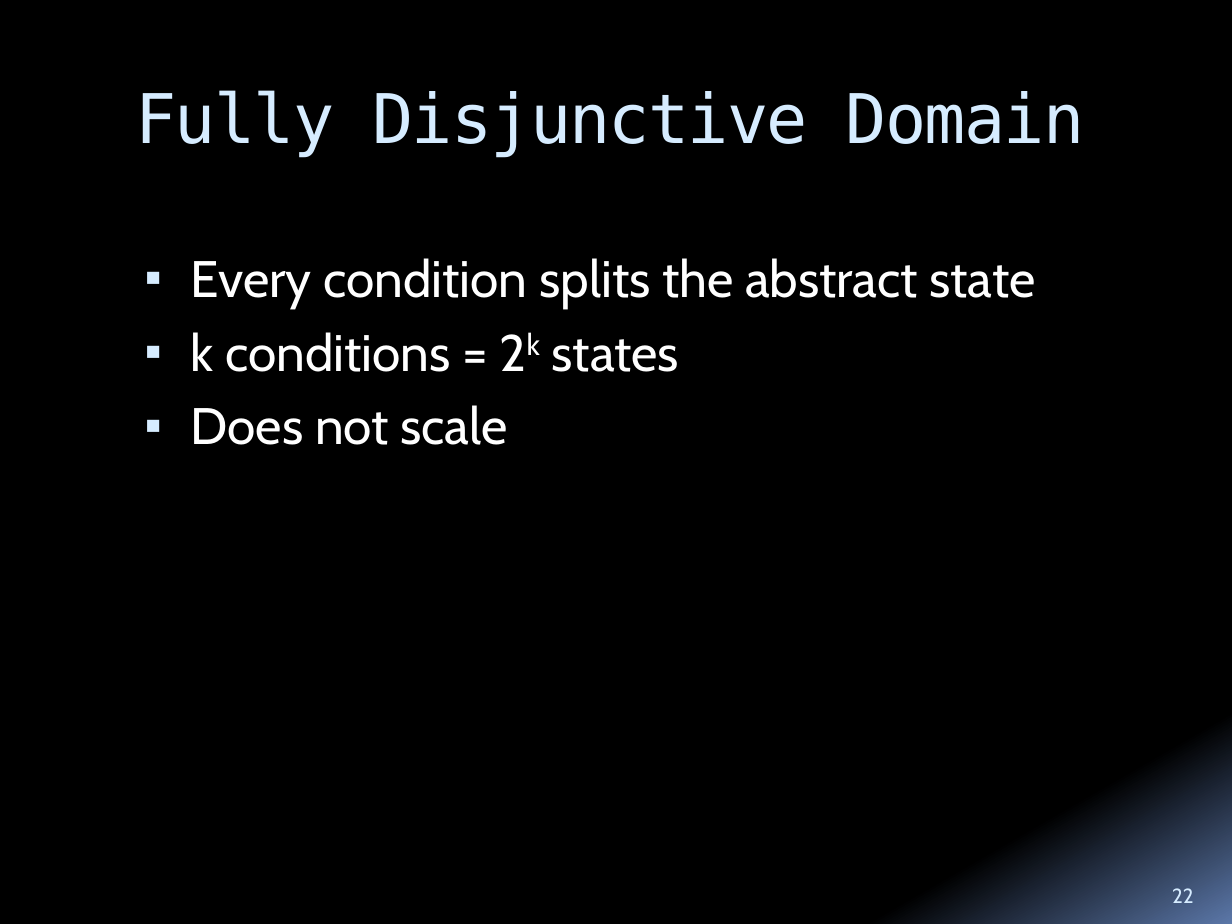
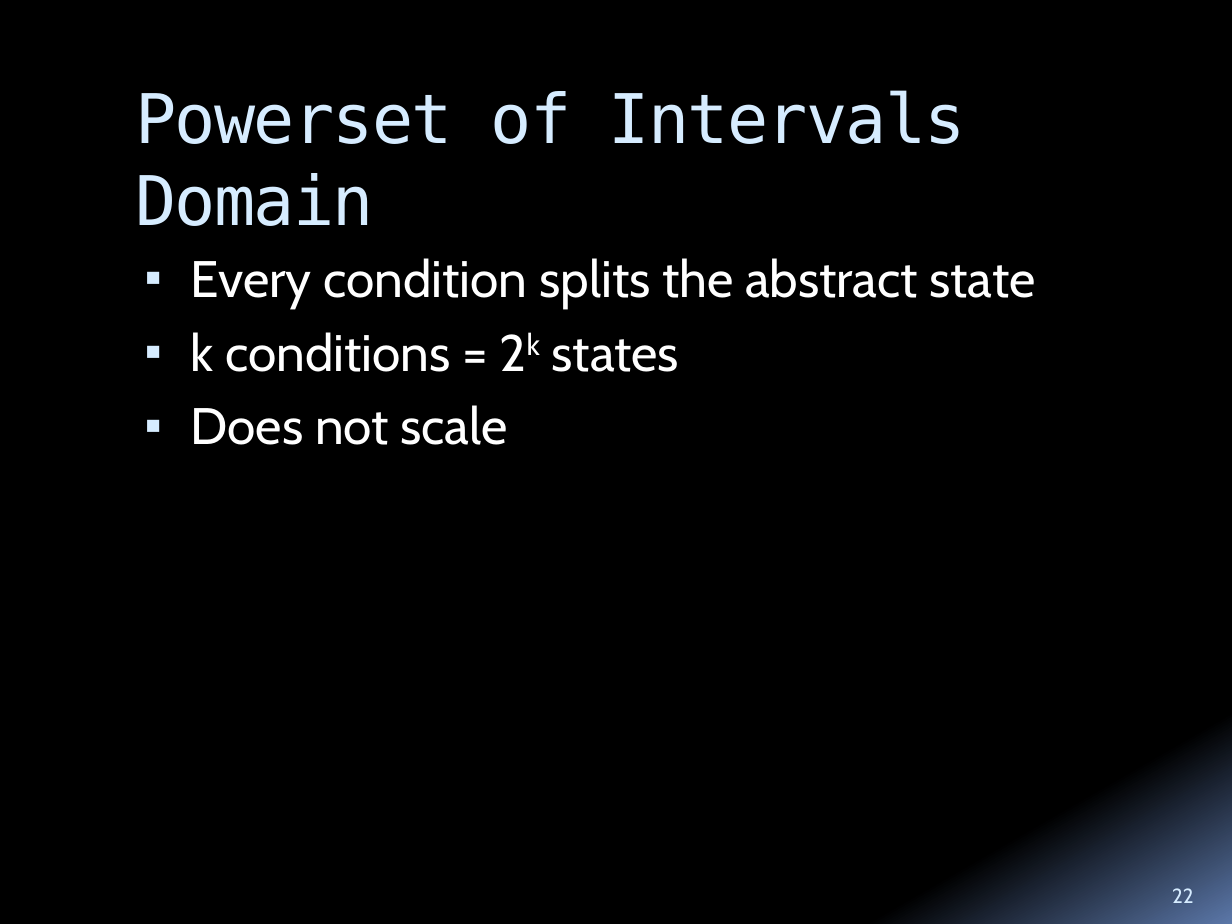
Before and after one commit to tech-srl/differential, a slide deck: slide 22 of doc/phd-proposal/Differential-PhD-Exam.pptx. Drawn at 1232x924 pixels with LibreOffice and Linux fonts; fonts in the diff are those of the drawing. Boxes give left, top, right and bottom in pixels: in the first picture for what was removed or moved away, otherwise in the second. Text is boxed around its words. In the diff, an @@ line names an element or a change of style, - is before the commit and + after.

```diff
--- a/doc/phd-proposal/Differential-PhD-Exam.pptx
+++ b/doc/phd-proposal/Differential-PhD-Exam.pptx
@@ title at (135,90,966,226): text changed @@
-Fully Disjunctive Domain
+Powerset of Intervals Domain
```
Also in this commit, not shown: 11 other slides changed, 1 slide added.
